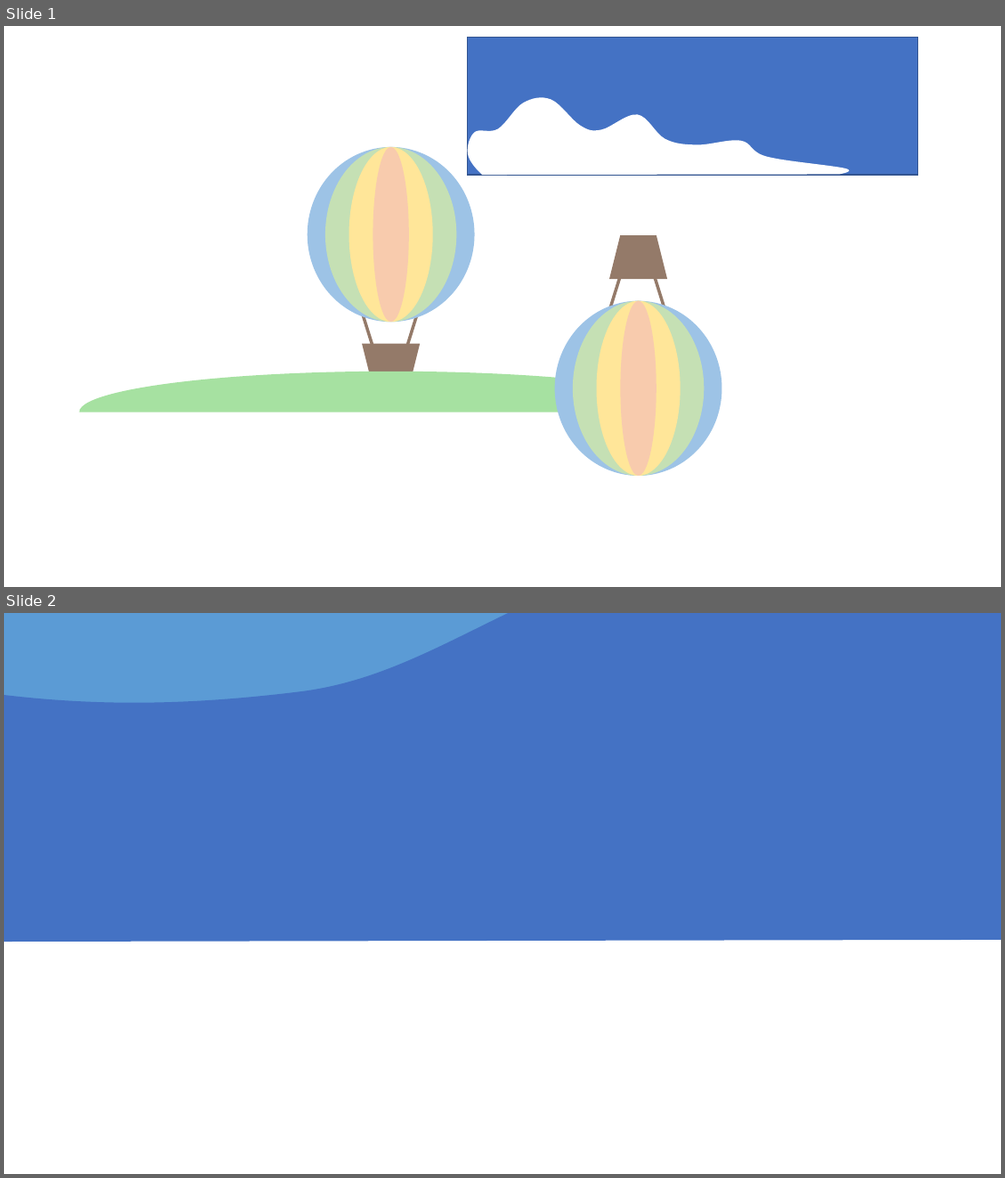
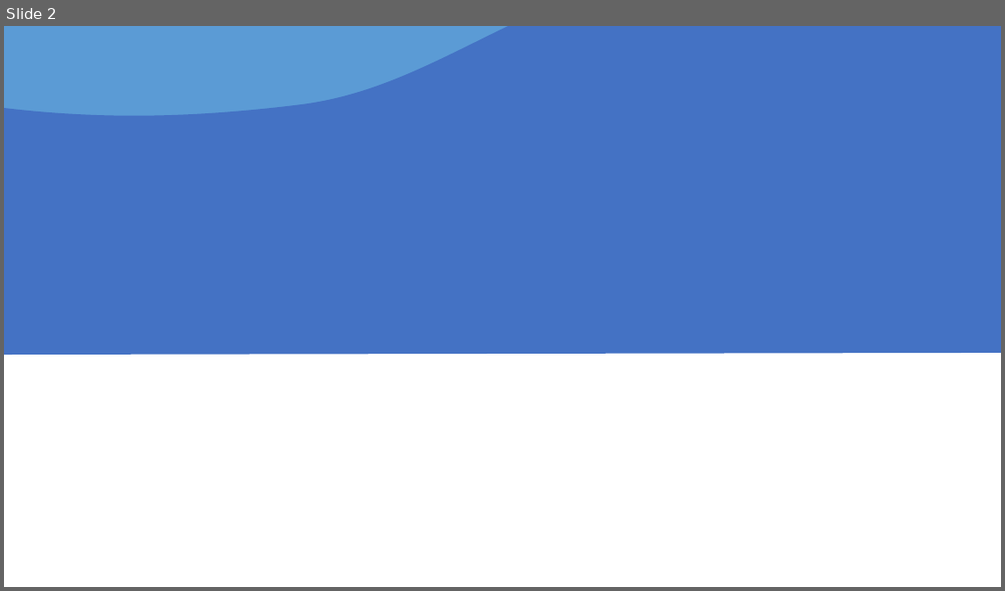
Before and after one commit to catherinesyeh/bkt-balloon, a slide deck: images/images.pptx. Shown one above the other, each under a label of ours: slides 1 and 2 before the commit, slide 2 after it. The pictures are 1005x1178 and 1005x591 pixels, drawn with LibreOffice and Linux fonts; fonts in the diff are those of the drawing. Boxes give left, top, right and bottom in pixels: in the first picture for what was removed or moved away, otherwise in the second. Text is boxed around its words. In the diff, an @@ line names an element or a change of style, - is before the commit and + after.

```diff
--- a/images/images.pptx
+++ b/images/images.pptx
@@ slide 1 removed at (4,26,1001,587), background #FFFFFF @@
@@ rectangle removed at (468,38,919,175) @@
@@ freeform shape removed at (468,98,849,175) @@
@@ group removed at (307,147,475,387): 4 ellipses, 2 lines, 1 trapezoid @@
@@ group removed at (555,235,722,476): 4 ellipses, 2 lines, 1 trapezoid @@
@@ chord (boxed as its full ellipse) removed at (79,371,703,452) @@
```
Also in this commit, not shown: 1 slide added, 3 other files.
